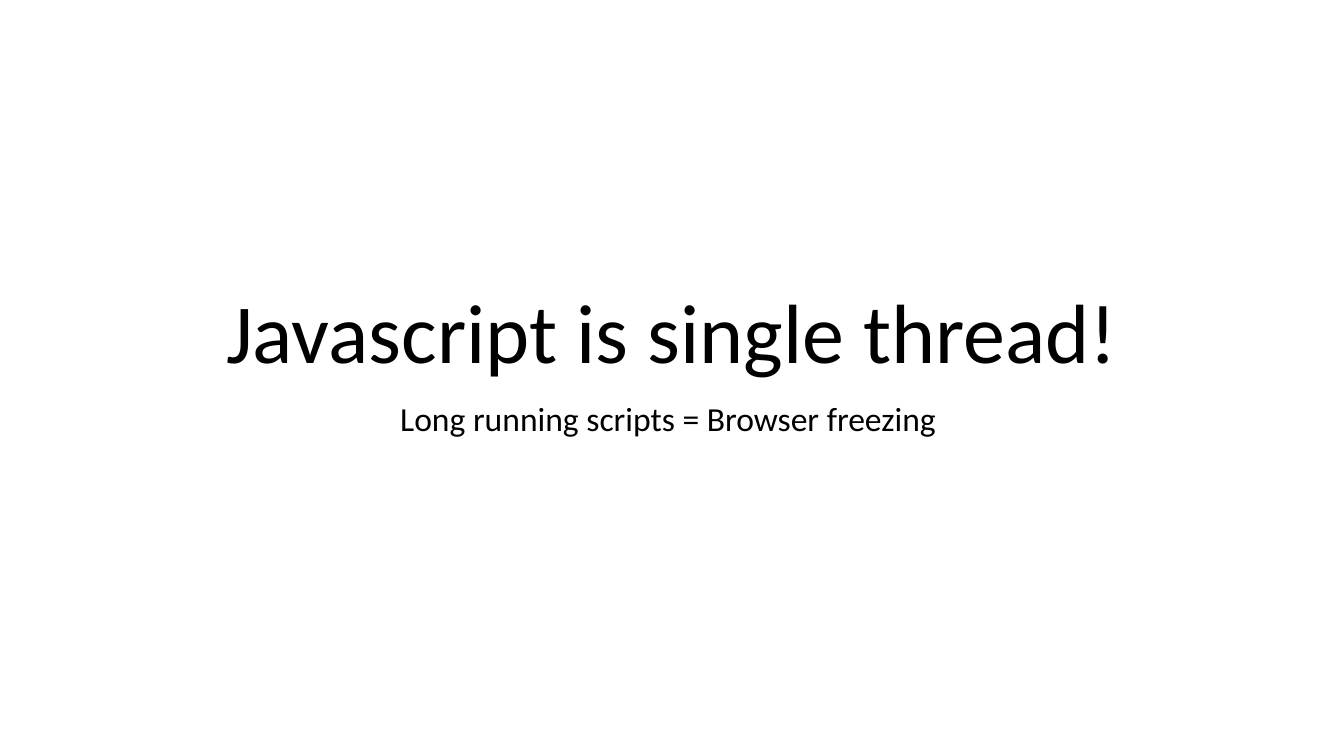
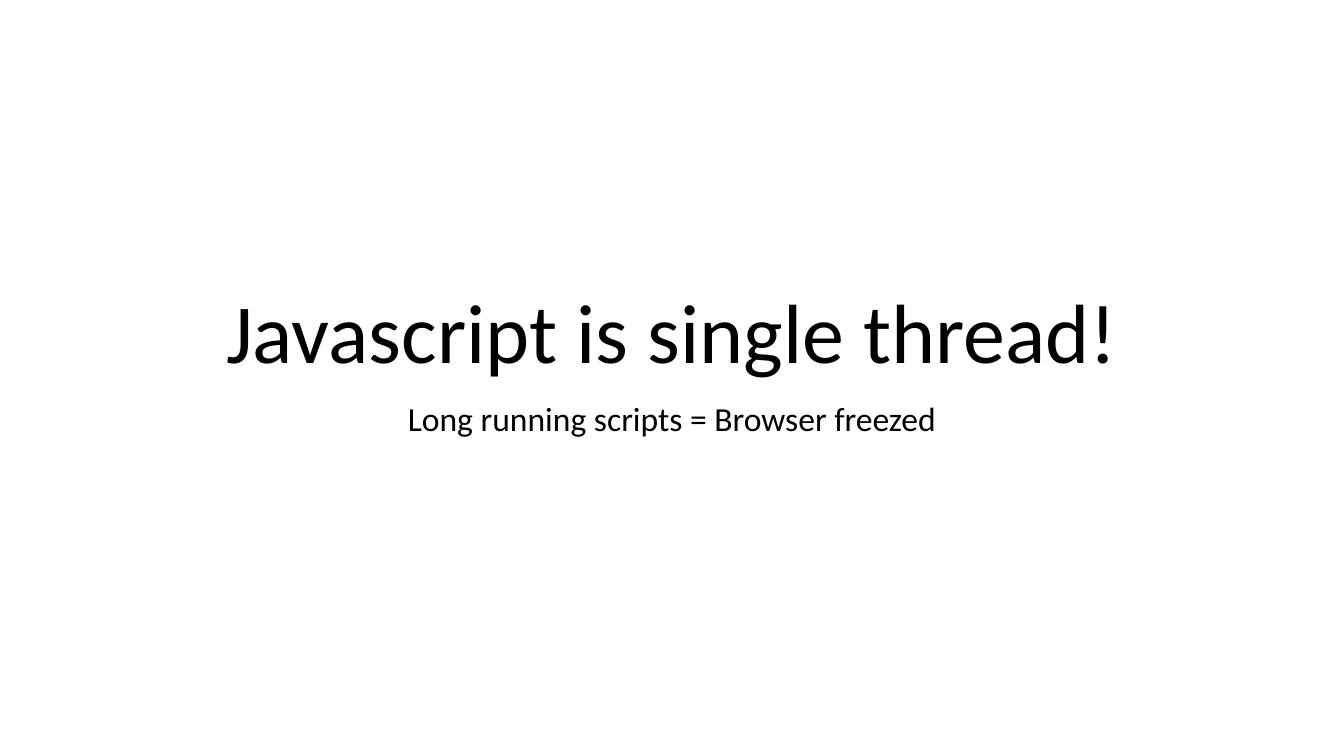
Before and after one commit to maowmaow/html-lab, a slide deck: slide 50 of HTML5.pptx (slide 43 before the commit). Drawn at 1344x756 pixels with LibreOffice and Linux fonts; fonts in the diff are those of the drawing. Boxes give left, top, right and bottom in pixels: in the first picture for what was removed or moved away, otherwise in the second. Text is boxed around its words. In the diff, an @@ line names an element or a change of style, - is before the commit and + after.

```diff
--- a/HTML5.pptx
+++ b/HTML5.pptx
@@ subtitle at [408, 407, 936, 437]: text changed @@
-Long running scripts = Browser freezing
+Long running scripts = Browser freezed
```
Also in this commit, not shown: 7 other slides changed, 9 slides added, 2 slides removed, 20 other files.
